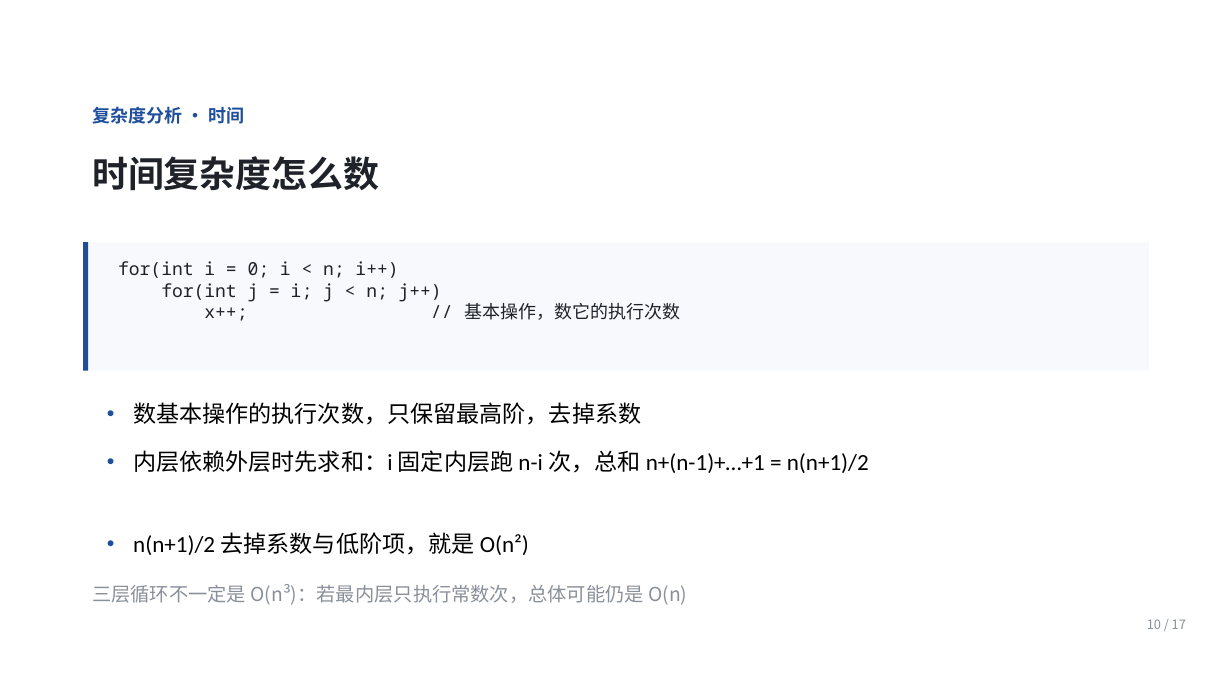
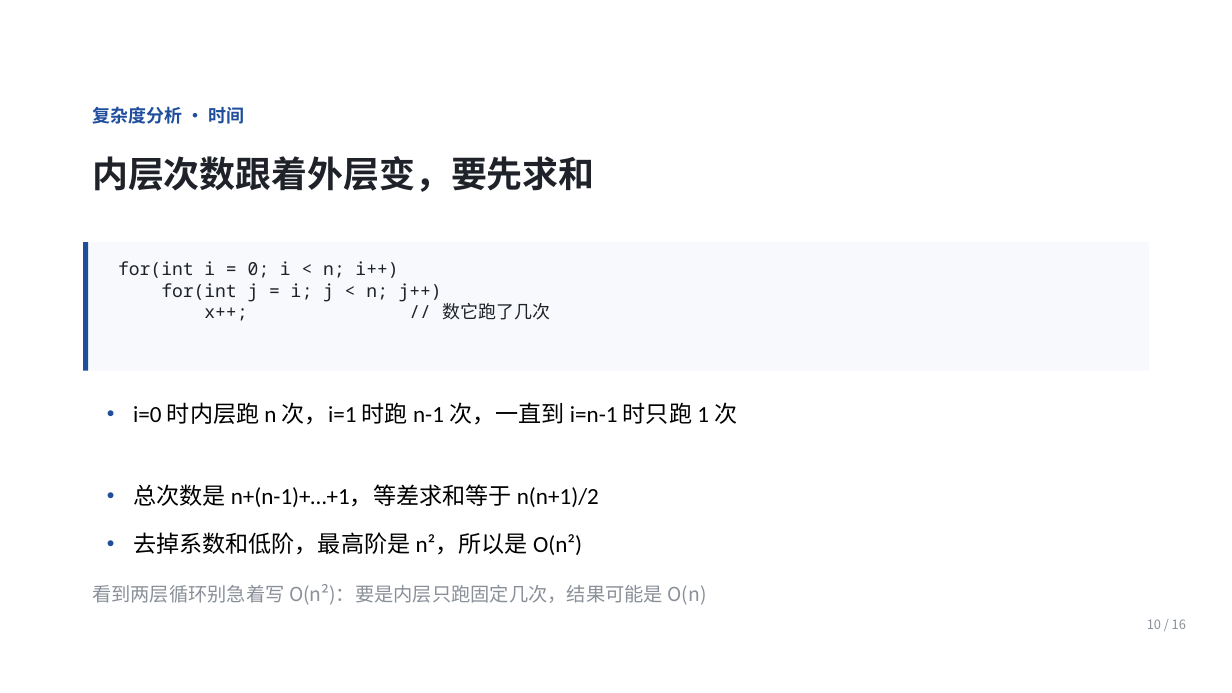
Before and after one commit to Ctrl1CandV/SpecialtyCourses, a slide deck: slide 10 of 课件/C2/C2-A-01/C2-A-01.pptx. Drawn at 1232x693 pixels with LibreOffice and Linux fonts; fonts in the diff are those of the drawing; background and template pictures are left out. Boxes give left, top, right and bottom in pixels: in the first picture for what was removed or moved away, otherwise in the second. Text is boxed around its words. In the diff, an @@ line names an element or a change of style, - is before the commit and + after.

```diff
--- a/课件/C2/C2-A-01/C2-A-01.pptx
+++ b/课件/C2/C2-A-01/C2-A-01.pptx
@@ text at (x1=92, y1=156, x2=594, y2=192): text changed @@
-时间复杂度怎么数
+内层次数跟着外层变，要先求和
@@ text at (x1=118, y1=261, x2=550, y2=321): text changed @@
-for(int i = 0; i < n; i++)
-for(int j = i; j < n; j++)
-x++; // 基本操作，数它的执行次数
+for(int i = 0; i < n; i++)
+for(int j = i; j < n; j++)
+x++; // 数它跑了几次
@@ text at (x1=133, y1=402, x2=737, y2=425): text changed @@
-• 数基本操作的执行次数，只保留最高阶，去掉系数
+• i=0 时内层跑 n 次，i=1 时跑 n-1 次，一直到 i=n-1 时只跑 1 次
@@ text at (x1=133, y1=484, x2=599, y2=507): text changed @@
-• 内层依赖外层时先求和：i 固定内层跑 n-i 次，总和 n+(n-1)+…+1 = n(n+1)/2
+• 总次数是 n+(n-1)+…+1，等差求和等于 n(n+1)/2
@@ text at (x1=133, y1=532, x2=582, y2=555): text changed @@
-• n(n+1)/2 去掉系数与低阶项，就是 O(n²)
+• 去掉系数和低阶，最高阶是 n²，所以是 O(n²)
@@ text at (x1=92, y1=584, x2=707, y2=605): text changed @@
-三层循环不一定是 O(n³)：若最内层只执行常数次，总体可能仍是 O(n)
+看到两层循环别急着写 O(n²)：要是内层只跑固定几次，结果可能是 O(n)
@@ text at (x1=1147, y1=619, x2=1186, y2=629): text changed @@
-10 / 17
+10 / 16
```
Also in this commit, not shown: 9 other slides changed, 6 slides added, 7 slides removed, 5 other files.
